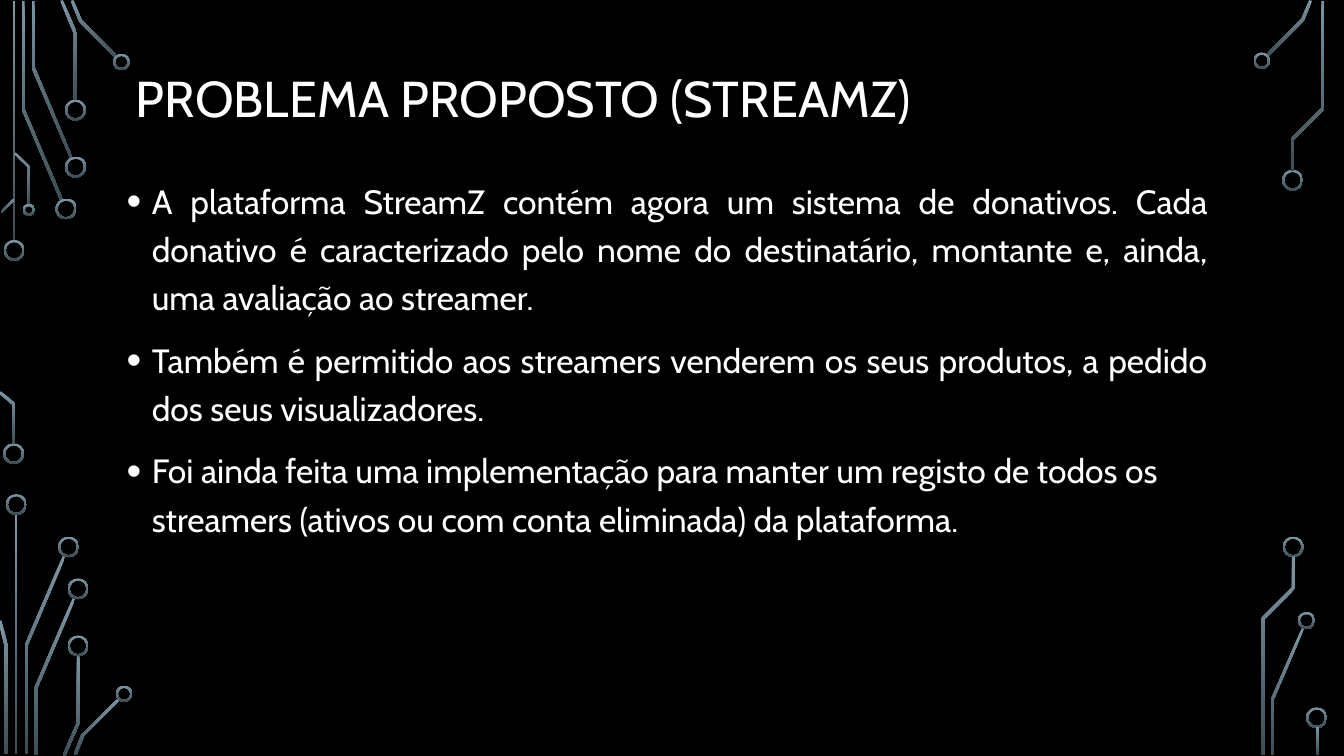
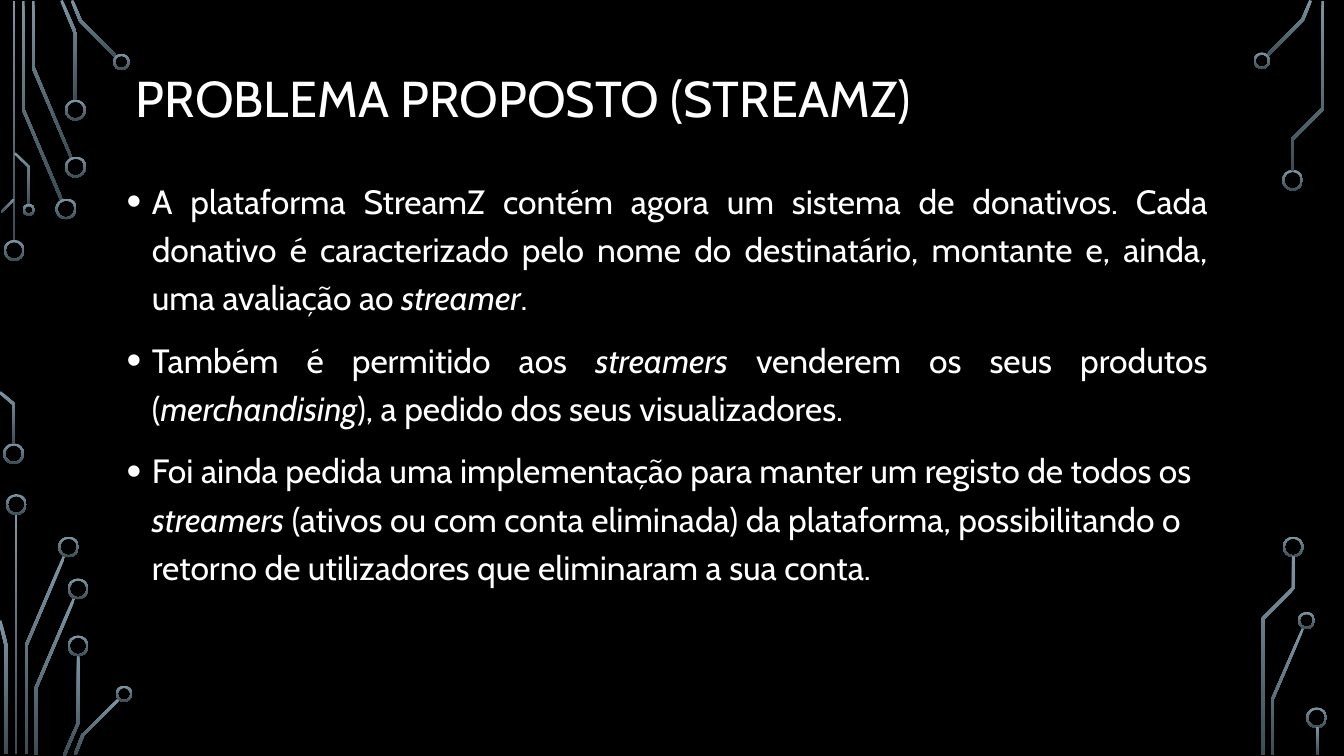
Before and after one commit to BrunoRosendo/StreamZ-AEDA-proj-, a slide deck: slide 2 of Parte 2.pptx. Drawn at 1344x756 pixels with LibreOffice and Linux fonts; fonts in the diff are those of the drawing; background and template pictures are left out. Boxes give left, top, right and bottom in pixels: in the first picture for what was removed or moved away, otherwise in the second. Text is boxed around its words. In the diff, an @@ line names an element or a change of style, - is before the commit and + after.

```diff
--- a/Parte 2.pptx
+++ b/Parte 2.pptx
@@ text at (x1=152, y1=188, x2=1208, y2=317): italic on in "streamer." @@
@@ text at (x1=152, y1=347, x2=1207, y2=588): text changed @@
-• Também é permitido aos streamers venderem os seus produtos, a pedido dos seus visualizadores.
-• Foi ainda feita uma implementação para manter um registo de todos os streamers (ativos ou com conta eliminada) da plataforma.
+• Também é permitido aos streamers venderem os seus produtos (merchandising), a pedido dos seus visualizadores.
+• Foi ainda pedida uma implementação para manter um registo de todos os streamers (ativos ou com conta eliminada) da plataforma, possibilitando o retorno de utilizadores que eliminaram a sua conta.
```
Also in this commit, not shown: 4 other slides changed, 2 slides added, 4 slides removed.
